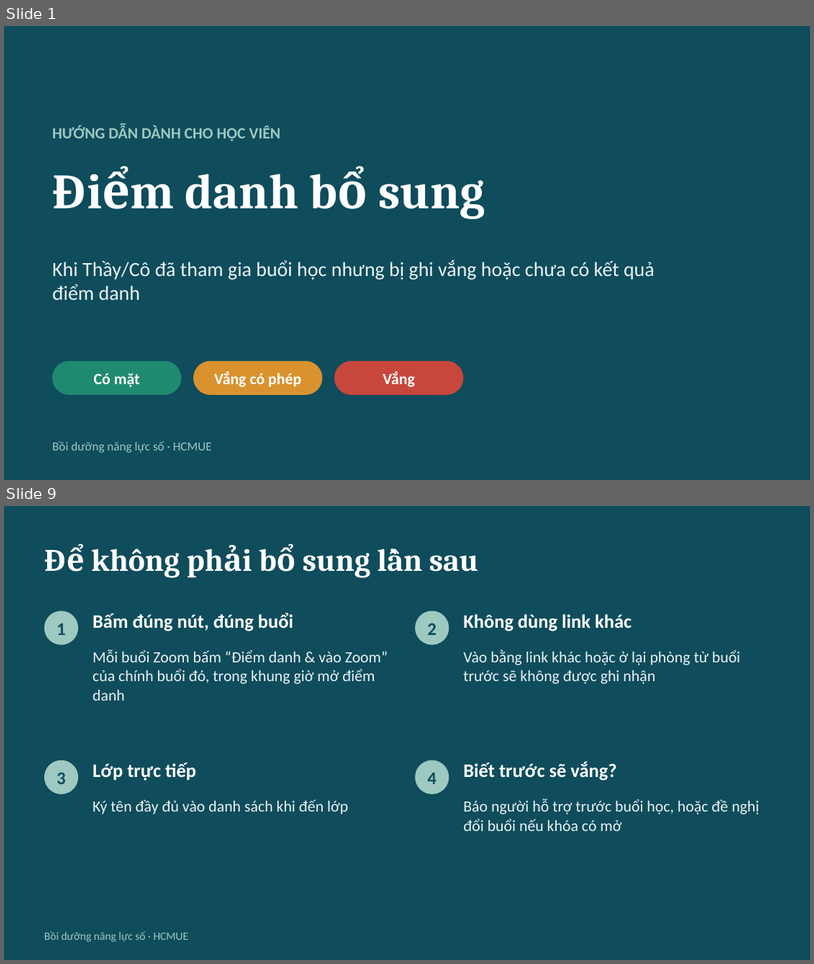
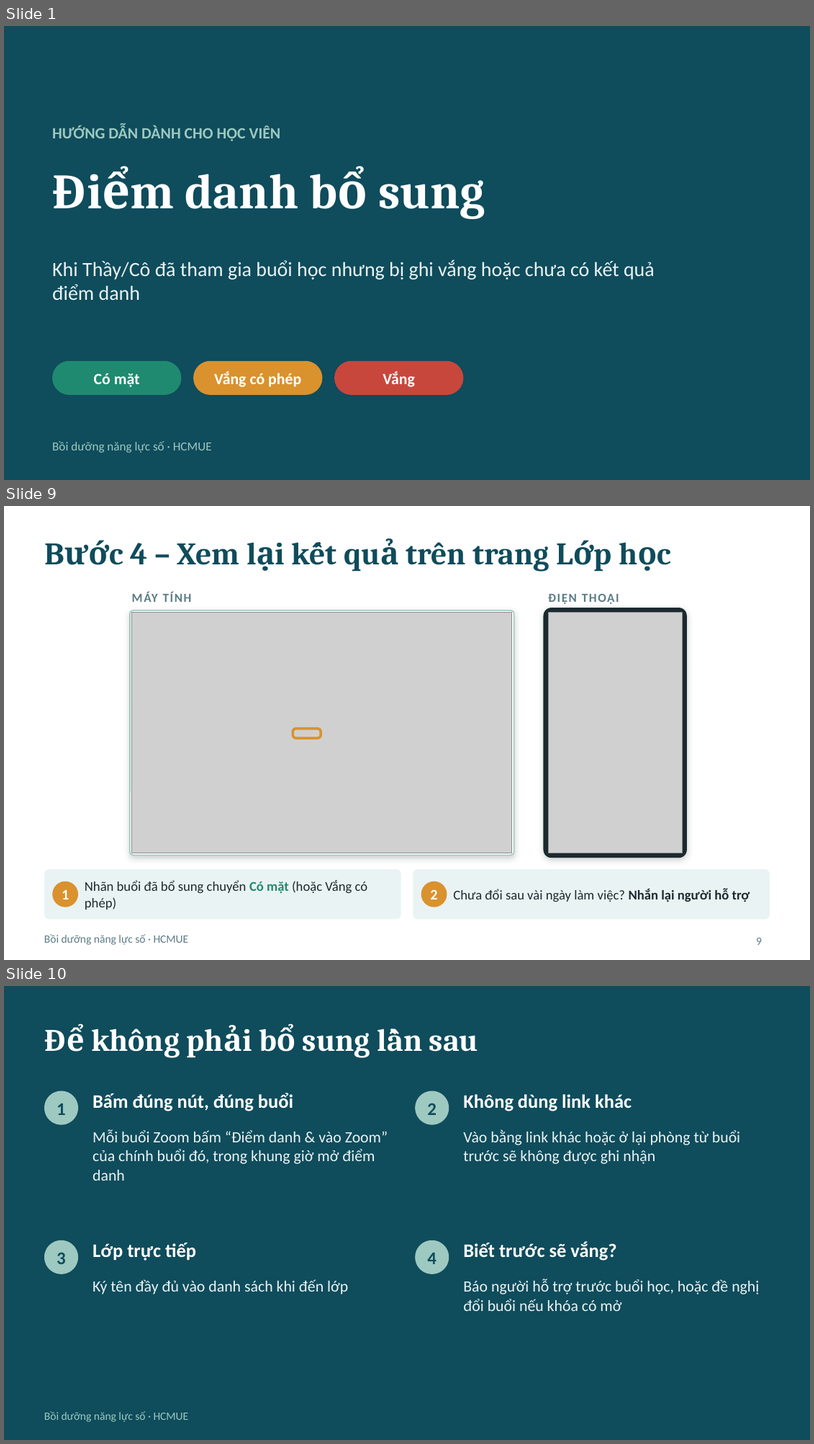
Before and after one commit to thienvo2111/thong-tin-hoc-vien, a slide deck: docs/huong-dan-diem-danh-bo-sung-hoc-vien.pptx. Shown one above the other, each under a label of ours: slides 1 and 9 before the commit, slides 1, 9 and 10 after it; the slides between them are not shown. The pictures are 814x964 and 814x1444 pixels, drawn with LibreOffice and Linux fonts; fonts in the diff are those of the drawing; grey boxes stand for pictures. Boxes give left, top, right and bottom in pixels: in the first picture for what was removed or moved away, otherwise in the second. Text is boxed around its words. In the diff, an @@ line names an element or a change of style, - is before the commit and + after.

```diff
--- a/docs/huong-dan-diem-danh-bo-sung-hoc-vien.pptx
+++ b/docs/huong-dan-diem-danh-bo-sung-hoc-vien.pptx
@@ slide 9 added at (4,506,810,960), background #FFFFFF @@
@@ title added at (131,542,550,572), 28 pt, text #0F4C5C, bold @@
+Bước 4 – Xem lại kết quả trên trang Lớp học
@@ text added at (132,592,192,602), 11 pt, text #5B7C85, bold @@
+MÁY TÍNH
@@ rounded rectangle added at (130,610,514,854), fill #FFFFFF, outline #9DC9C0 1 pt @@
@@ picture added at (132,613,512,853) @@
@@ rounded rectangle added at (543,608,687,857), fill #1B2A2F @@
@@ picture added at (548,613,682,853) @@
@@ text added at (548,594,620,604), 11 pt, text #5B7C85, bold @@
+ĐIỆN THOẠI
@@ rounded rectangle added at (293,728,321,739), outline #D9922E 2.25 pt @@
@@ rounded rectangle added at (44,869,401,919), fill #EAF3F3 @@
@@ rounded rectangle added at (414,869,770,919), fill #EAF3F3 @@
@@ ellipse added at (52,881,78,907), fill #D9922E @@
@@ text added at (62,890,69,899), 13 pt, text #FFFFFF, bold @@
+1
@@ text added at (85,880,368,909), 12 pt, text #1B2A2F @@
+Nhãn buổi đã bổ sung chuyển Có mặt (hoặc Vắng có phép)
@@ ellipse added at (421,881,447,907), fill #D9922E @@
@@ text added at (430,889,437,899), 13 pt, text #FFFFFF, bold @@
+2
@@ text added at (453,888,751,902), 12 pt, text #1B2A2F @@
+Chưa đổi sau vài ngày làm việc? Nhắn lại người hỗ trợ
@@ text added at (44,934,189,944), 10 pt, text #5B7C85 @@
+Bồi dưỡng năng lực số · HCMUE
@@ page number added at (756,937,762,944), 10 pt, text #5B7C85 @@
+9
@@ what was slide 9 is now slide 10 @@
```
Also in this commit, not shown: 5 slides changed, 2 other slides added, 2 slides removed, 1 other file.
